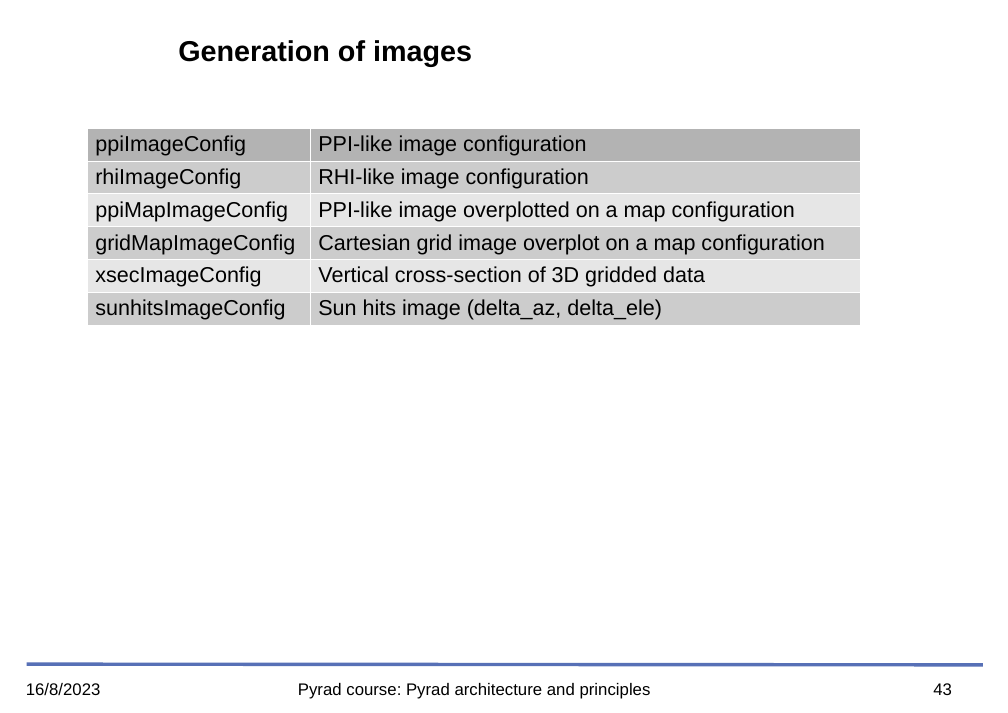
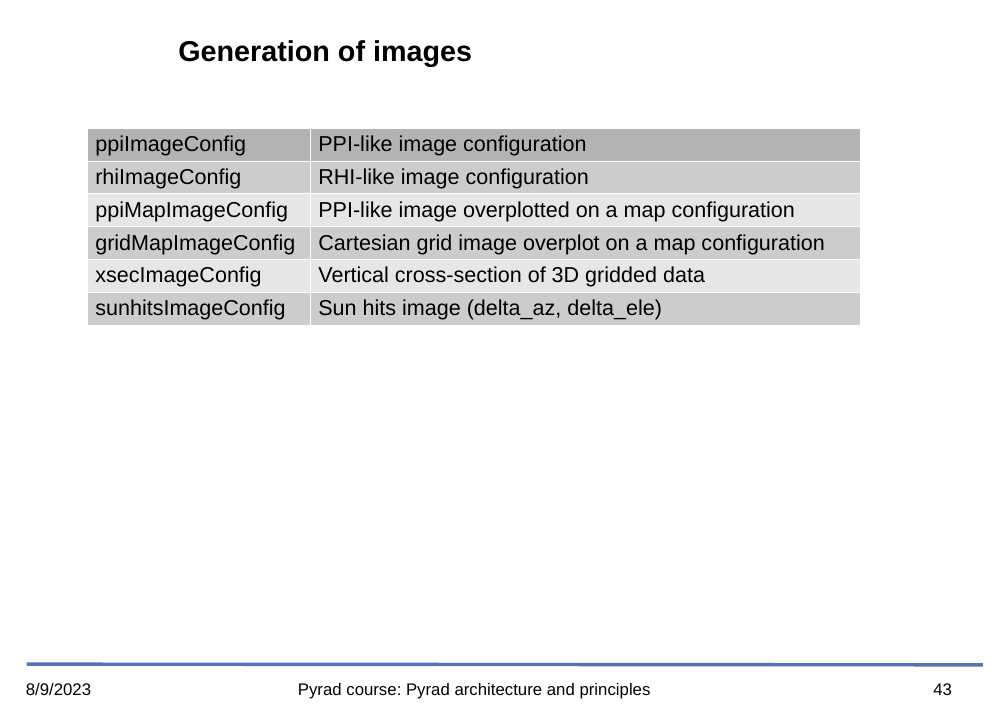
Before and after one commit to openradar/pyrad_course, a slide deck: slide 43 of presentations/pptx/04_Pyrad_architecture_and_principles.pptx. Drawn at 1008x713 pixels with LibreOffice and Linux fonts; fonts in the diff are those of the drawing; background and template pictures are left out. Boxes give left, top, right and bottom in pixels: in the first picture for what was removed or moved away, otherwise in the second. Text is boxed around its words. In the diff, an @@ line names an element or a change of style, - is before the commit and + after.

```diff
--- a/presentations/pptx/04_Pyrad_architecture_and_principles.pptx
+++ b/presentations/pptx/04_Pyrad_architecture_and_principles.pptx
@@ text at (x1=26, y1=683, x2=91, y2=696): text changed @@
-16/8/2023
+8/9/2023
```
Also in this commit, not shown: 41 other slides changed, 1 slide removed, 2 other files.
